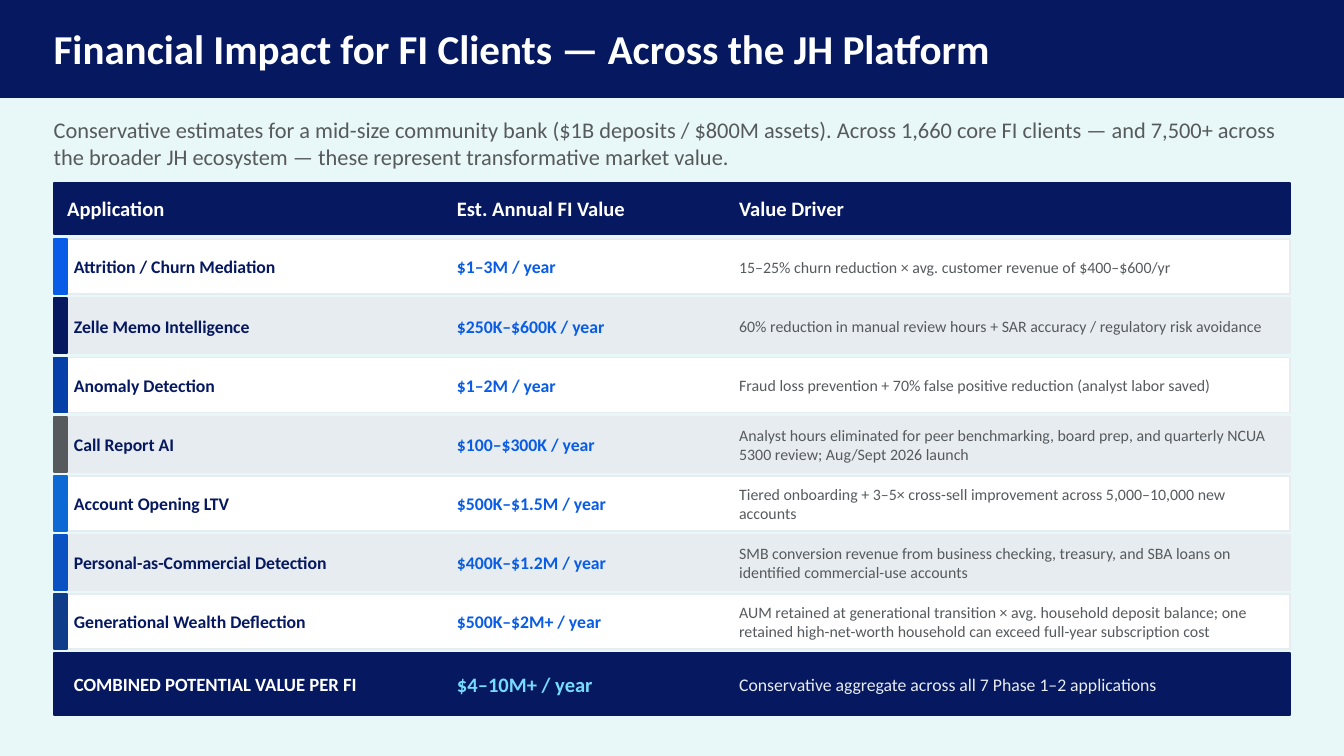
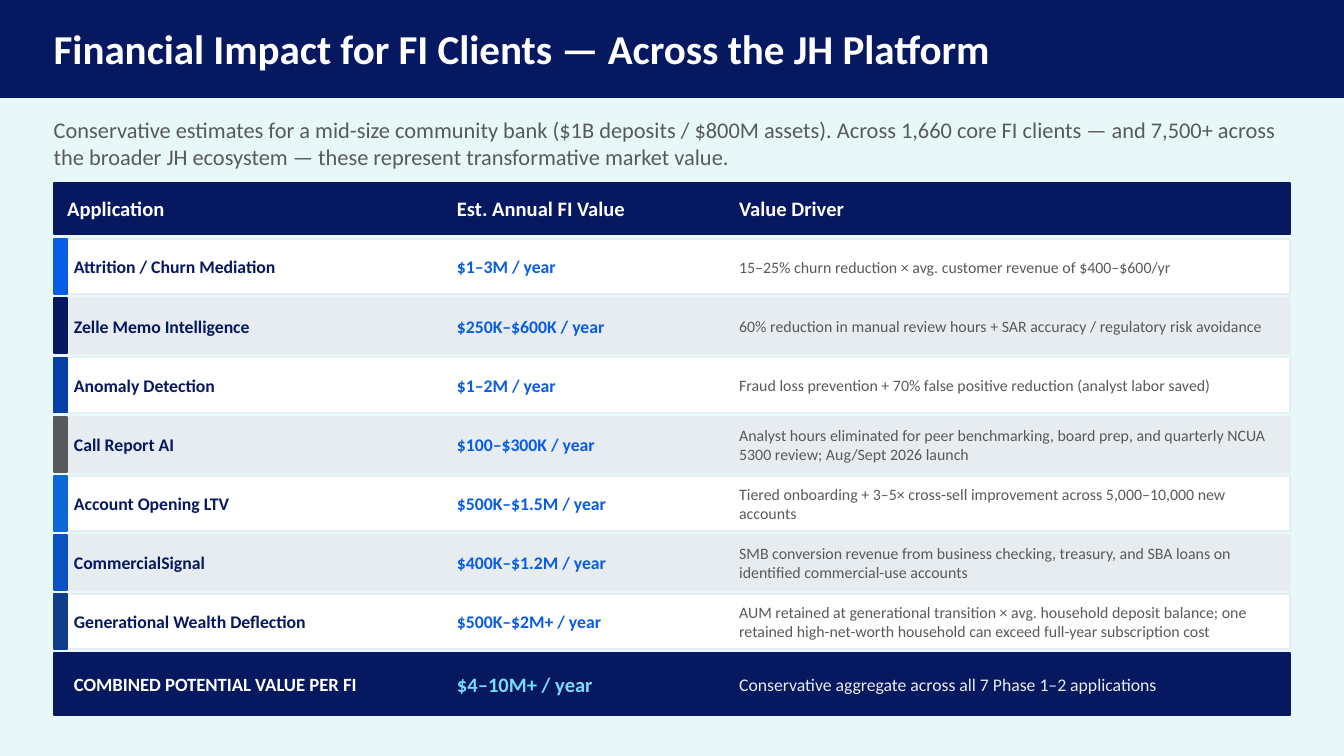
Before and after one commit to MonkeyWrenchGang/jhai_presentations, a slide deck: slide 14 of JH_DS_Strategy_JHBI.pptx. Drawn at 1344x756 pixels with LibreOffice and Linux fonts; fonts in the diff are those of the drawing. Boxes give left, top, right and bottom in pixels: in the first picture for what was removed or moved away, otherwise in the second. Text is boxed around its words. In the diff, an @@ line names an element or a change of style, - is before the commit and + after.

```diff
--- a/JH_DS_Strategy_JHBI.pptx
+++ b/JH_DS_Strategy_JHBI.pptx
@@ text at [74,556,205,572]: text changed @@
-Personal-as-Commercial Detection
+CommercialSignal
```
Also in this commit, not shown: 6 other slides changed, 1 other file.
